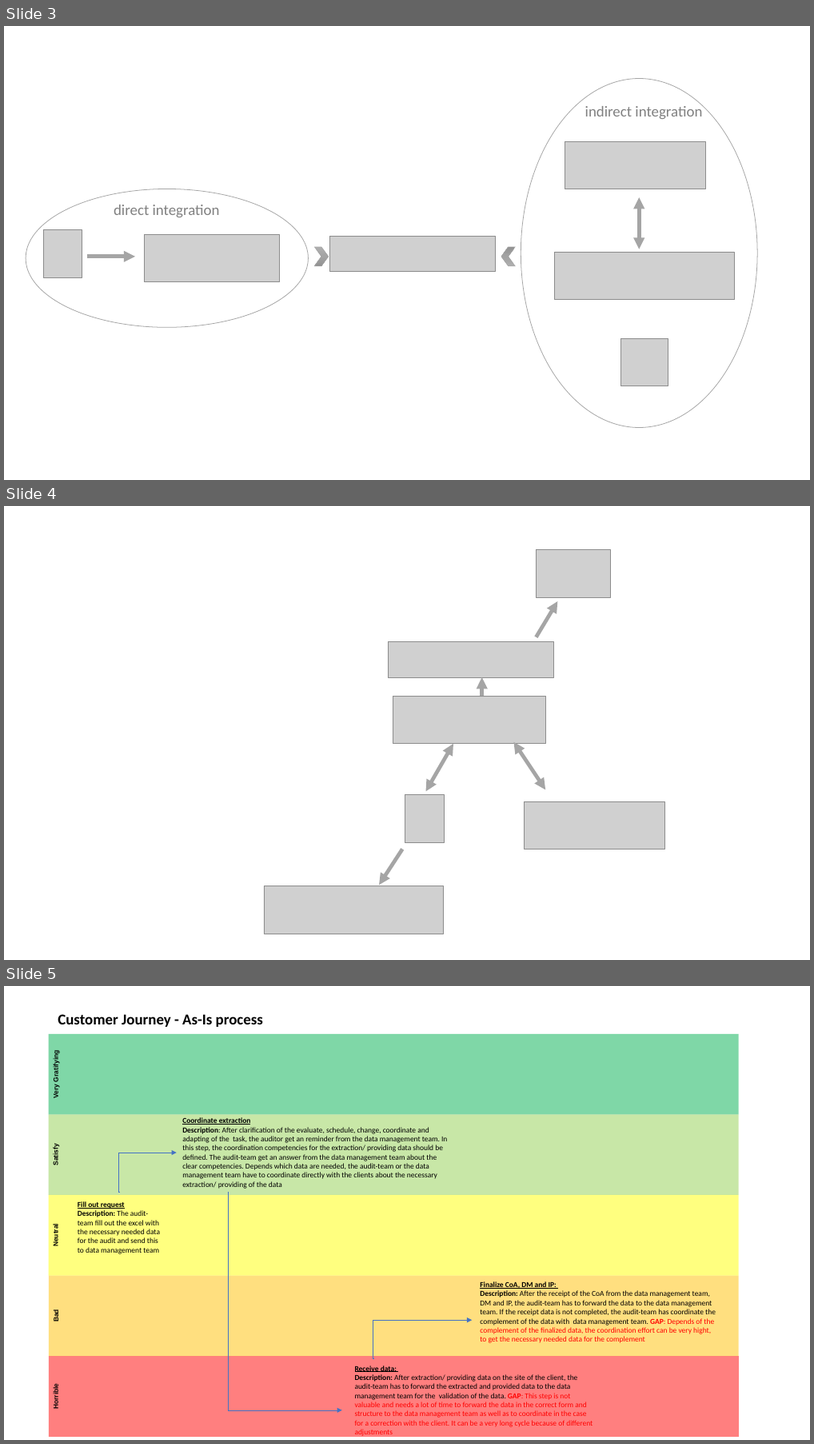
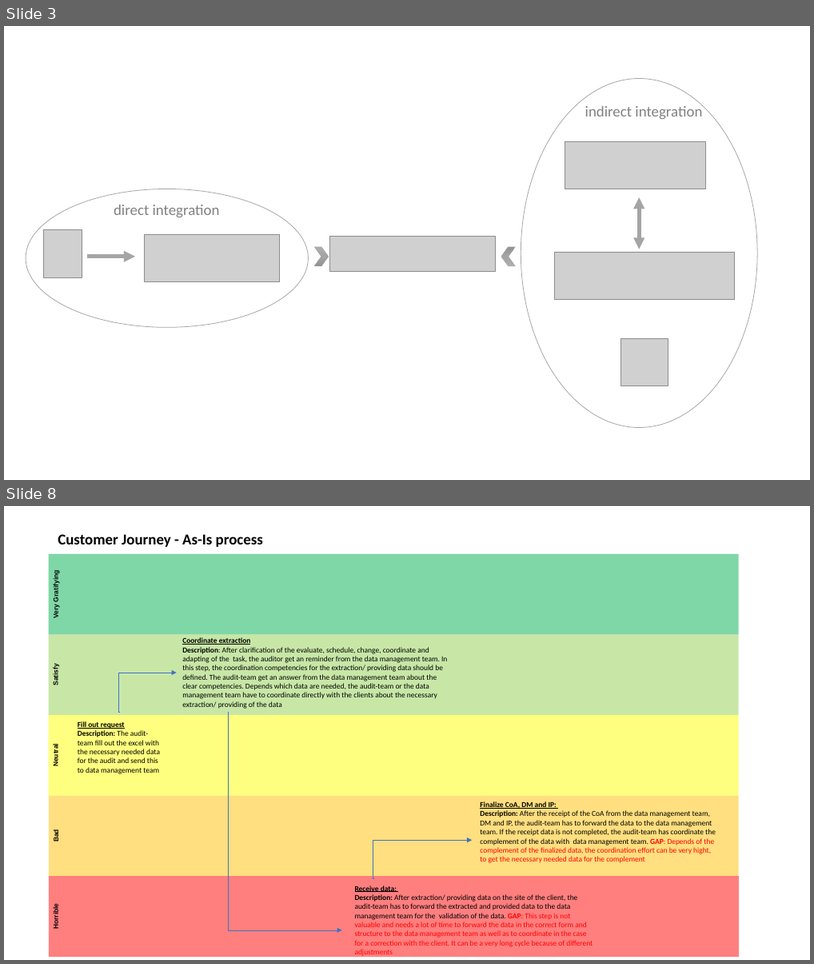
Before and after one commit to DigiBP/digibp-grindelwald, a slide deck: documentation/Grafiken_16052019.pptx. Shown one above the other, each under a label of ours: slides 3, 4 and 5 before the commit, slides 3 and 8 after it; the slides between them are not shown. The pictures are 814x1444 and 814x964 pixels, drawn with LibreOffice and Linux fonts; fonts in the diff are those of the drawing; grey boxes stand for pictures. Boxes give left, top, right and bottom in pixels: in the first picture for what was removed or moved away, otherwise in the second. Text is boxed around its words. In the diff, an @@ line names an element or a change of style, - is before the commit and + after.

```diff
--- a/documentation/Grafiken_16052019.pptx
+++ b/documentation/Grafiken_16052019.pptx
@@ slide 4 removed at [4,506,810,960], background #FFFFFF @@
@@ picture removed at [536,550,610,598] @@
@@ arrow removed from (536, 637) to (558, 601) @@
@@ picture removed at [389,641,554,677] @@
@@ picture removed at [394,696,546,744] @@
@@ double arrow removed from (482, 677) to (482, 715) @@
@@ double arrow removed from (454, 744) to (426, 791) @@
@@ double arrow removed from (546, 790) to (514, 742) @@
@@ picture removed at [406,795,445,842] @@
@@ picture removed at [525,801,666,849] @@
@@ arrow removed from (402, 849) to (380, 884) @@
@@ picture removed at [264,886,444,934] @@
@@ what was slide 5 is now slide 8 @@
```
Also in this commit, not shown: 4 slides added, 2 other files.
